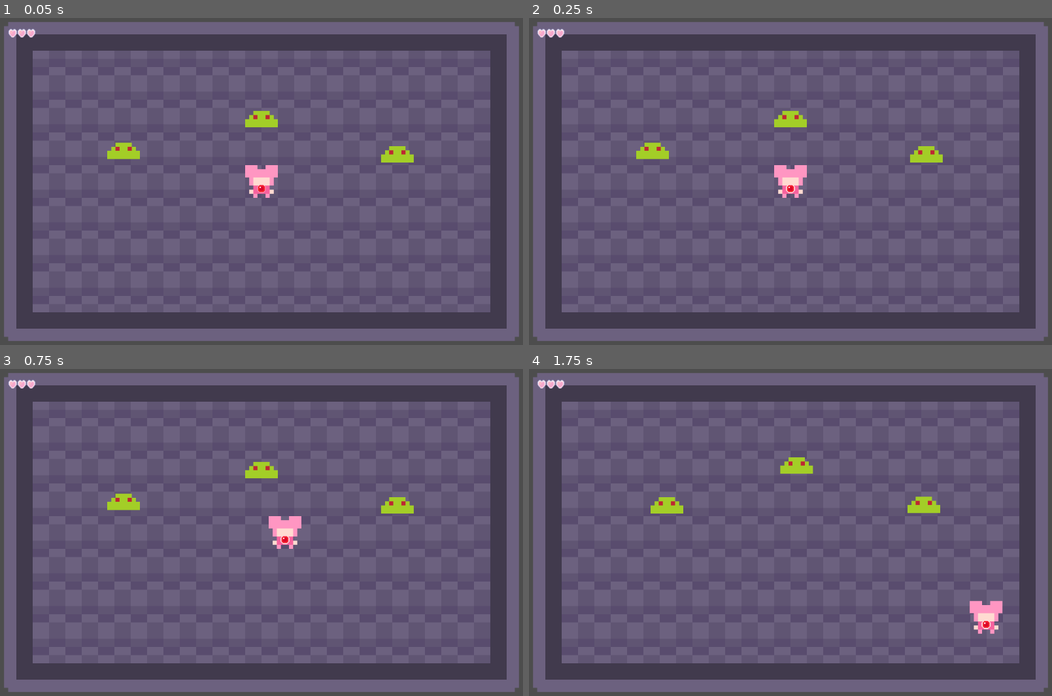
Above: before the commit, frames 1-4 (two rows, left to right).
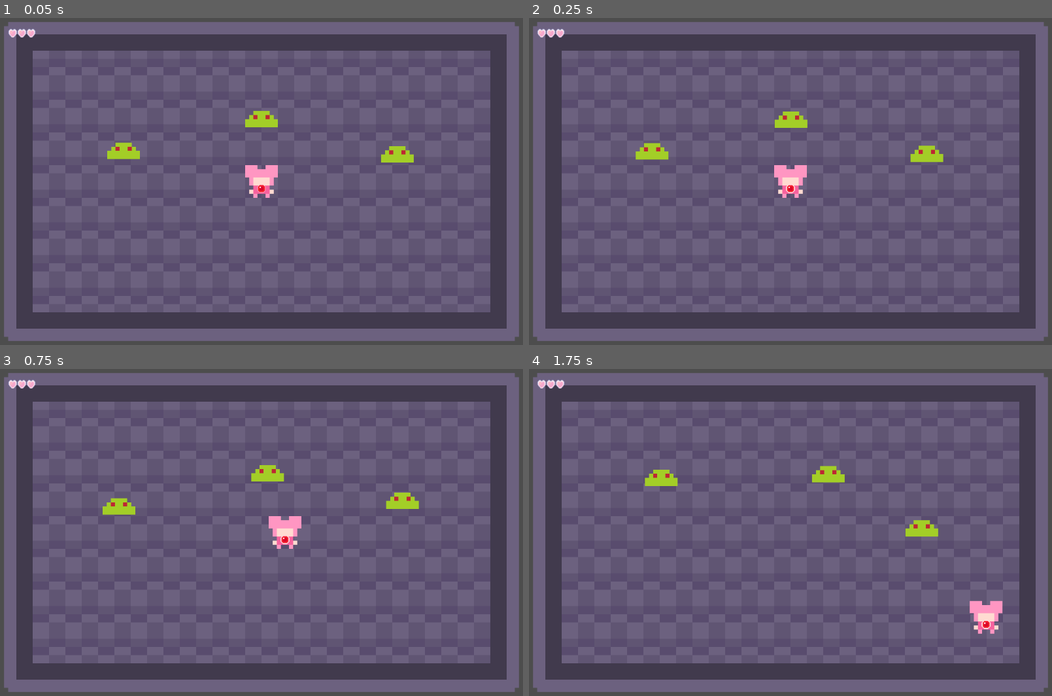
Above: after the commit, the same moments.

Repository: MagicalMegaDev/Magical-Persona-Repo
Game: Godot game, scene res://Assets/Scenes/main.tscn
Two runs of this game, one before a commit and one after it. Both use one fixed random seed, a clock stepped at 60 frames per second and the inputs below.
Inputs:
- Up to frame 1 (0.05 s): no input
- Up to frame 2 (0.25 s): no input
- Up to frame 3 (0.75 s): tap Enter at 0.5 s; hold D (move_right) from 0.53 s (still down); tap Space (speed) at 0.6 s
- Up to frame 4 (1.75 s): release D (move_right) at 1.28 s; hold S (move_down) from 1.28 s (still down); tap Space (speed) at 1.35 s

Frame 1 is identical in both runs. In frame 2, 0.2% of the frame differs, in the area x 20-80%, y 28-45%; in frame 3, 0.7%; in frame 4, 1.6%, in the area x 22-79%, y 27-52%.

Commit message:
Ok Movement State Machine Fixed

Diff:
--- a/Assets/Scripts/State Machines/StateMachine.gd
+++ b/Assets/Scripts/State Machines/StateMachine.gd
@@ -14,6 +14,8 @@
 		if child is State:
 			add_state(child)
 			child.state_machine = self
+
+func _ready():
 	if(starting_state and states.has(starting_state.name)):
 		current_state = starting_state
 		change_state(current_state.name)
